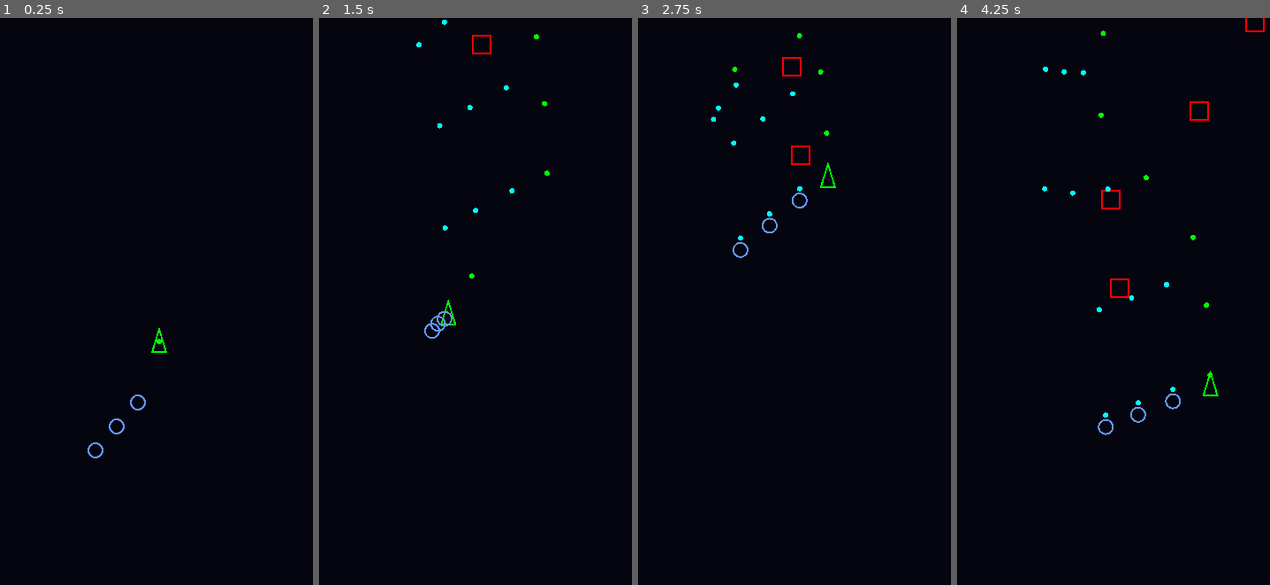
Above: before the commit, frames 1-4 (left to right).
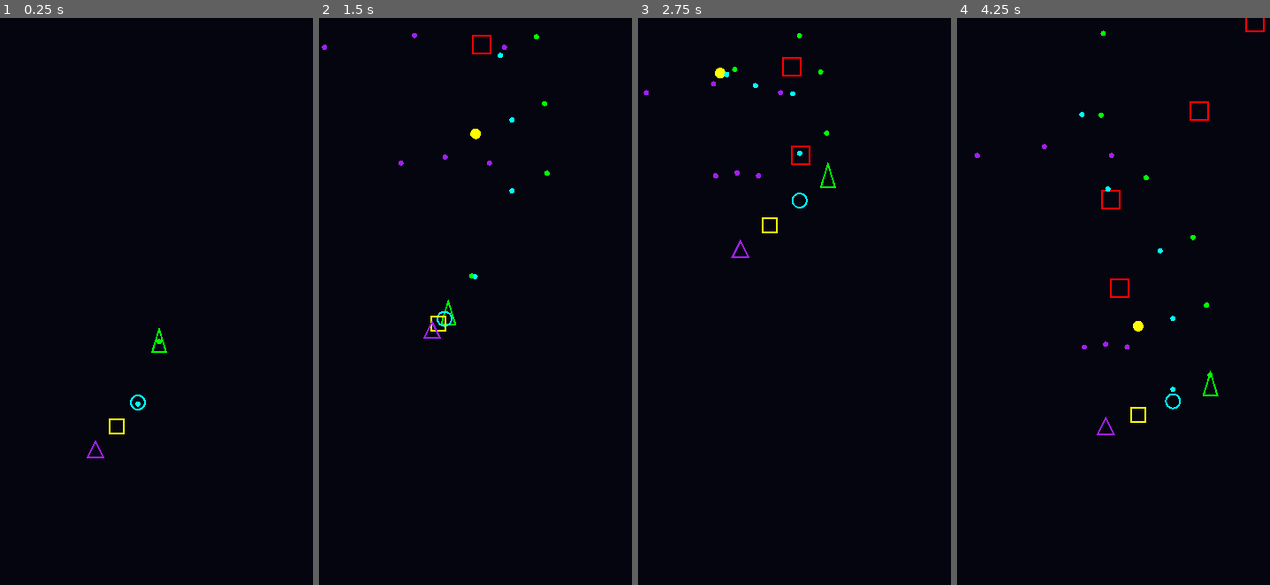
Above: after the commit, the same moments.

Repository: PPG11/NeonFormation
Game: Godot game, scene res://scenes/Main.tscn
Same seed, same stepped clock (60 frames per second), same inputs: the game is played once before the commit and once after it.
Inputs (mouse positions are in pixels of both pictures, inside the frame that each line leads up to):
- Up to frame 1 (0.25 s): no input
- Up to frame 2 (1.5 s): move the mouse to (547, 273) at 0.52 s; move the mouse to (416, 329) at 1.27 s
- Up to frame 3 (2.75 s): move the mouse to (828, 176) at 2.02 s
- Up to frame 4 (4.25 s): move the mouse to (1100, 414) at 2.77 s; move the mouse to (1210, 386) at 3.52 s

The runs differ from the first frame. In frame 1, 0.2% of the frame differs, in the area x 27-47%, y 66-78%; in frame 2, 0.4%; in frame 3, 0.5%; in frame 4, 0.5%, in the area x 5-72%, y 8-74%.

Commit message:
feat(bullet): implement damage system for bullets and enemies; update shooting mechanics in Player and SnakeBody

Diff:
--- a/scripts/entities/Bullet.gd
+++ b/scripts/entities/Bullet.gd
@@ -2,23 +2,25 @@
 
 @export var speed: float = 400.0
 @export var color: Color = Color.WHITE
+@export var damage: int = 10
 
 func _ready() -> void:
 	area_entered.connect(_on_area_entered)
 	body_entered.connect(_on_body_entered)
 
 func _process(delta: float) -> void:
-	global_position += Vector2.UP * speed * delta
+	var dir := Vector2.UP.rotated(rotation)
+	global_position += dir * speed * delta
 
 func _draw() -> void:
 	draw_circle(Vector2.ZERO, 3.0, color)
 
 func _on_area_entered(area: Area2D) -> void:
-	if area.is_in_group("enemy"):
-		area.queue_free()
+	if area.is_in_group("enemy") and area.has_method("take_damage"):
+		area.call("take_damage", damage)
 		queue_free()
 
 func _on_body_entered(body: Node) -> void:
-	if body.is_in_group("enemy"):
-		body.queue_free()
+	if body.is_in_group("enemy") and body.has_method("take_damage"):
+		body.call("take_damage", damage)
 		queue_free()
--- a/scripts/entities/Enemy.gd
+++ b/scripts/entities/Enemy.gd
@@ -1,9 +1,15 @@
 extends Area2D
 
 @export var speed: float = 100.0
+@export var max_hp: int = 30
+
+var current_hp: int
+var _base_modulate: Color
 
 func _ready() -> void:
 	add_to_group("enemy")
+	current_hp = max_hp
+	_base_modulate = modulate
 	var notifier := get_node_or_null("VisibleOnScreenNotifier2D") as VisibleOnScreenNotifier2D
 	if notifier == null:
 		notifier = VisibleOnScreenNotifier2D.new()
@@ -20,3 +26,15 @@
 
 func _on_screen_exited() -> void:
 	queue_free()
+
+func take_damage(amount: int) -> void:
+	current_hp -= amount
+	modulate = Color.RED
+	var tween := create_tween()
+	tween.tween_property(self, "modulate", _base_modulate, 0.1)
+	if current_hp <= 0:
+		die()
+
+func die() -> void:
+	print("Enemy destroyed")
+	queue_free()
--- a/scripts/entities/Player.gd
+++ b/scripts/entities/Player.gd
@@ -7,6 +7,7 @@
 var body_parts: Array[Node2D] = []
 
 var _shoot_timer: Timer
+const SnakeBodyScript: Script = preload("res://scripts/entities/SnakeBody.gd")
 
 func _ready() -> void:
 	_shoot_timer = Timer.new()
@@ -36,16 +37,18 @@
 	if bullet == null:
 		return
 	bullet.set("color", Color.GREEN)
+	bullet.set("damage", 10)
 	bullet.global_position = global_position
 	get_tree().current_scene.add_child(bullet)
 
-func add_body() -> void:
+func add_body(unit_type: int) -> void:
 	if body_scene == null:
 		return
 	var body := body_scene.instantiate() as Node2D
 	if body == null:
 		return
 	var target: Node2D = self if body_parts.is_empty() else body_parts.back()
+	body.set("unit_type", unit_type)
 	body.set("target", target)
 	get_tree().current_scene.add_child(body)
 	var offset := body.get("follow_offset") as Vector2
@@ -55,6 +58,6 @@
 	body_parts.append(body)
 
 func _spawn_initial_bodies() -> void:
-	add_body()
-	add_body()
-	add_body()
+	add_body(SnakeBodyScript.ClassType.STRIKER)
+	add_body(SnakeBodyScript.ClassType.HEAVY)
+	add_body(SnakeBodyScript.ClassType.SPREAD)
--- a/scripts/entities/SnakeBody.gd
+++ b/scripts/entities/SnakeBody.gd
@@ -1,10 +1,12 @@
 extends Node2D
+
+enum ClassType { STRIKER, HEAVY, SPREAD }
 
 @export var target: Node2D
 @export var speed: float = 450.0
 @export var keep_distance: float = 20.0
 @export var follow_offset: Vector2 = Vector2(-24.0, 12.0)
-@export var shoot_interval: float = 0.3
+@export var unit_type: ClassType = ClassType.STRIKER : set = _set_unit_type
 
 const BulletScene: PackedScene = preload("res://scenes/entities/Bullet.tscn")
 
@@ -12,7 +14,7 @@
 
 func _ready() -> void:
 	_shoot_timer = Timer.new()
-	_shoot_timer.wait_time = shoot_interval
+	_shoot_timer.wait_time = _get_shoot_interval()
 	_shoot_timer.one_shot = false
 	_shoot_timer.autostart = true
 	add_child(_shoot_timer)
@@ -28,14 +30,56 @@
 	queue_redraw()
 
 func _draw() -> void:
-	draw_arc(Vector2.ZERO, 8.0, 0.0, TAU, 24, Color.CORNFLOWER_BLUE, 2.0)
+	match unit_type:
+		ClassType.STRIKER:
+			draw_arc(Vector2.ZERO, 8.0, 0.0, TAU, 24, Color.CYAN, 2.0)
+		ClassType.HEAVY:
+			var half := 8.0
+			var rect := Rect2(Vector2(-half, -half), Vector2(half * 2.0, half * 2.0))
+			draw_rect(rect, Color.YELLOW, false, 2.0)
+		ClassType.SPREAD:
+			var p1 := Vector2(0.0, -10.0)
+			var p2 := Vector2(-9.0, 8.0)
+			var p3 := Vector2(9.0, 8.0)
+			var points: PackedVector2Array = [p1, p2, p3, p1]
+			draw_polyline(points, Color.PURPLE, 2.0)
 
 func _on_shoot_timer_timeout() -> void:
 	if BulletScene == null:
 		return
+	match unit_type:
+		ClassType.STRIKER:
+			_spawn_bullet(Color.CYAN, 10, 1.0, 0.0)
+		ClassType.HEAVY:
+			_spawn_bullet(Color.YELLOW, 30, 2.0, 0.0)
+		ClassType.SPREAD:
+			_spawn_bullet(Color.PURPLE, 15, 1.0, -15.0)
+			_spawn_bullet(Color.PURPLE, 15, 1.0, 0.0)
+			_spawn_bullet(Color.PURPLE, 15, 1.0, 15.0)
+
+func _spawn_bullet(bullet_color: Color, damage: int, scale_factor: float, angle_deg: float) -> void:
 	var bullet := BulletScene.instantiate() as Area2D
 	if bullet == null:
 		return
-	bullet.set("color", Color.CYAN)
+	bullet.set("color", bullet_color)
+	bullet.set("damage", damage)
 	bullet.global_position = global_position
+	bullet.rotation = deg_to_rad(angle_deg)
+	bullet.scale = Vector2.ONE * scale_factor
 	get_tree().current_scene.add_child(bullet)
+
+func _get_shoot_interval() -> float:
+	match unit_type:
+		ClassType.STRIKER:
+			return 0.2
+		ClassType.HEAVY:
+			return 1.0
+		ClassType.SPREAD:
+			return 0.5
+	return 0.3
+
+func _set_unit_type(value: ClassType) -> void:
+	unit_type = value
+	if _shoot_timer != null:
+		_shoot_timer.wait_time = _get_shoot_interval()
+	queue_redraw()
